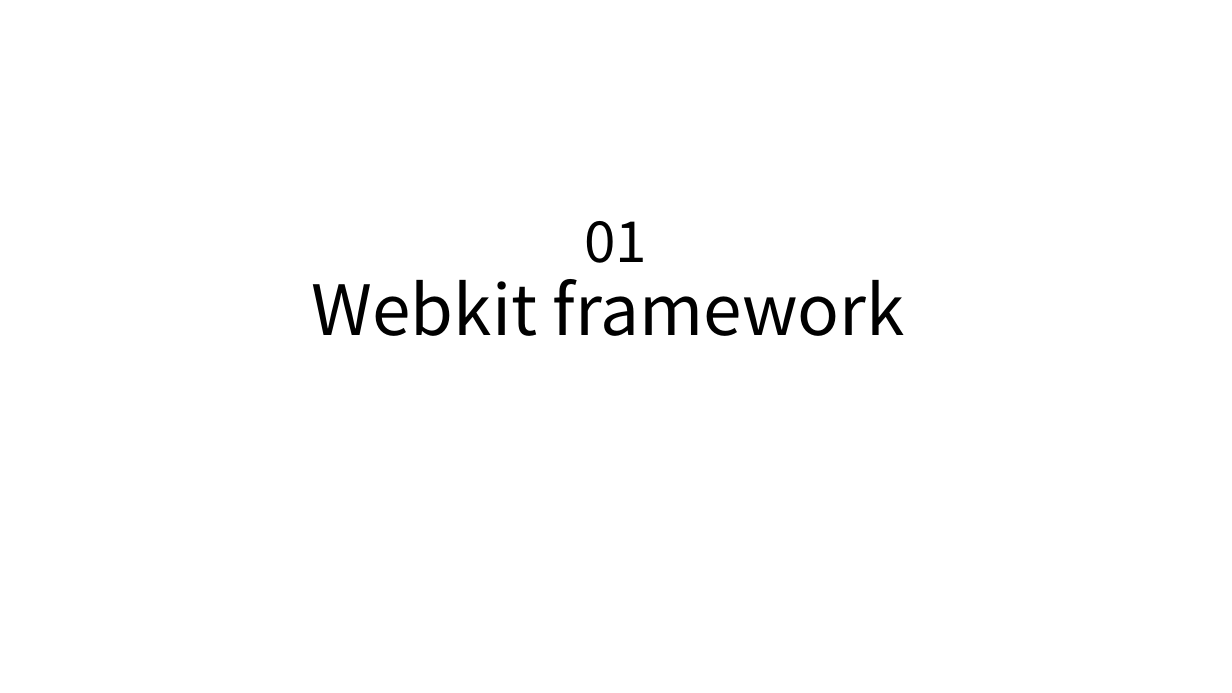
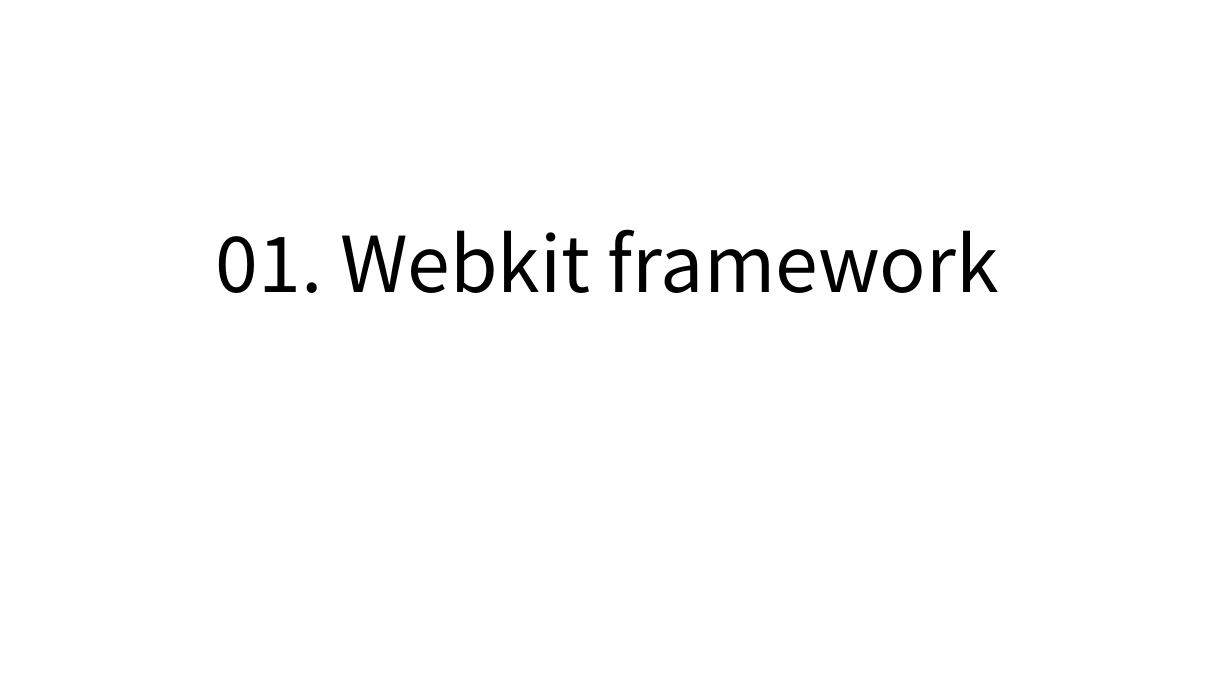
Before and after one commit to ios-lec-2019-01/PPT, a slide deck: slide 1 of 01_Webkit_framework.pptx. Drawn at 1232x693 pixels with LibreOffice and Linux fonts; fonts in the diff are those of the drawing. Boxes give left, top, right and bottom in pixels: in the first picture for what was removed or moved away, otherwise in the second. Text is boxed around its words. In the diff, an @@ line names an element or a change of style, - is before the commit and + after.

```diff
--- a/01_Webkit_framework.pptx
+++ b/01_Webkit_framework.pptx
@@ title at [216, 229, 999, 293]: text changed; size 54 to 60 pt @@
-01
-Webkit framework
+01. Webkit framework
```
Also in this commit, not shown: 1 other slide changed, 2 slides added, 1 other file.
